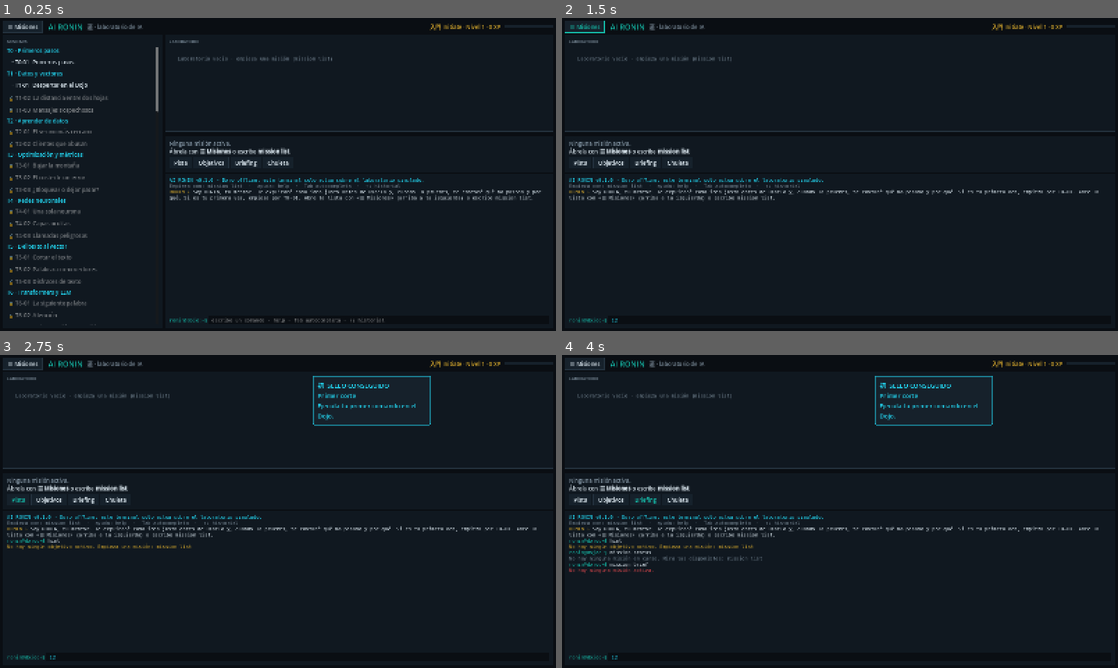
Above: before the commit, frames 1-4 (two rows, left to right).
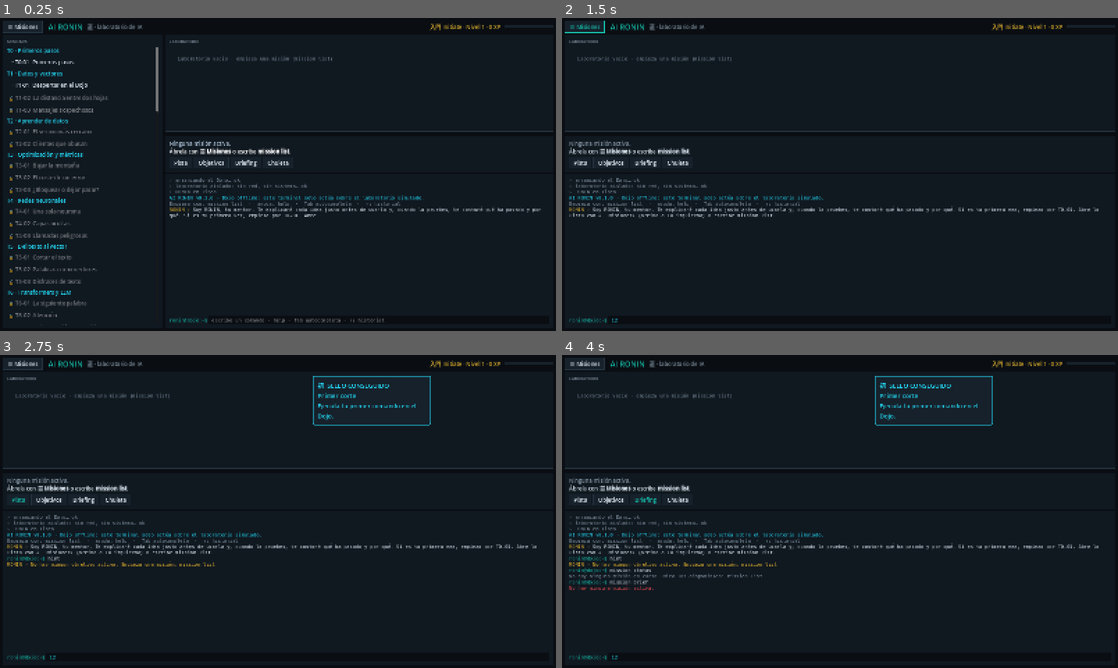
Above: after the commit, the same moments.

Repository: Kanarath/ai-ronin
Game: Godot game, scene res://ui/hub/hub_screen.tscn
Same seed, same stepped clock (60 frames per second), same inputs: the game is played once before the commit and once after it.
Inputs (mouse positions are in pixels of both pictures, inside the frame that each line leads up to):
- Up to frame 1 (0.25 s): no input
- Up to frame 2 (1.5 s): click (940, 321) at 0.52 s; type "12" at 0.6 s; click "☰ Misiones" at 1.25 s
- Up to frame 3 (2.75 s): click "Pista" at 2 s
- Up to frame 4 (4 s): click "Objetivos" at 2.75 s; click "Briefing" at 3.5 s

The runs differ from the first frame. In frame 1, 2.4% of the frame differs, in the area x 30-98%, y 39-64%; in frame 2, 2.5%; in frame 3, 2.9%; in frame 4, 3.6%, in the area x 1-97%, y 51-76%.

Commit message:
Consola: RONIN dice las pistas una sola vez y efecto de escritura
- La pista (y el aviso de que no hay más) la dice solo RONIN.
- Efecto de escritura rápido: RONIN a 900 caracteres/s, salida de comandos casi instantánea; Enter, Esc o clic lo muestran de golpe. Comando efectos on/off (se guarda).
- Arranque breve en la consola, barra de XP animada y destello del panel de misión al avanzar.

Co-Authored-By: Claude Opus 5.5 <noreply@anthropic.com>

Diff:
--- a/game/core/commands/core_commands.gd
+++ b/game/core/commands/core_commands.gd
@@ -66,10 +66,42 @@
 	reg.register(Command.new("clear", "Limpia la pantalla del terminal.",
 		func(_ctx: CommandContext, _a: Dictionary) -> CommandResult: return _clear(), "terminal"))
 
+	reg.register(Command.new("efectos", "Activa o quita el efecto de escritura de la consola (on u off).",
+		func(ctx: CommandContext, a: Dictionary) -> CommandResult: return _effects(ctx, a), "terminal")
+		.with_signature(CommandSignature.new()
+			.pos("estado", "on u off", "string", false)
+			.example("efectos off")
+			.example("efectos on")))
+
 
 static func _clear() -> CommandResult:
 	var r := CommandResult.new()
 	r.action = "clear"
+	return r
+
+
+## Preferencia del efecto de escritura; se guarda con el progreso (settings.efectos).
+static func _effects(ctx: CommandContext, a: Dictionary) -> CommandResult:
+	var g: Variant = ctx.shell.get_game()
+	var raw: Variant = a.get("estado")
+	var state := "" if raw == null else str(raw).to_lower()
+	var current := true
+	if g != null:
+		current = bool(g.progress.data.get("settings", {}).get("efectos", true))
+	var r := CommandResult.new()
+	if state.is_empty():
+		r.line("Efecto de escritura: %s. Cámbialo con efectos on o efectos off." % ("activado" if current else "desactivado"), "muted")
+		return r
+	if state != "on" and state != "off":
+		return CommandResult.error("Usa efectos on o efectos off.")
+	var on := state == "on"
+	if g != null:
+		if not g.progress.data.has("settings"):
+			g.progress.data["settings"] = {}
+		g.progress.data["settings"]["efectos"] = on
+		g.save()
+	r.action = "effects_on" if on else "effects_off"
+	r.line("Efecto de escritura %s." % ("activado" if on else "desactivado: el texto aparecerá de golpe"), "muted")
 	return r
 
 
--- a/game/core/commands/mission_commands.gd
+++ b/game/core/commands/mission_commands.gd
@@ -132,7 +132,9 @@
 	if res["ok"]:
 		c.emit("hint.used", {"level": res["level"]})
 	var r := CommandResult.new()
-	r.line(res["text"], "mentor" if res["ok"] else "warn")
+	# Lo dice RONIN (mensaje del mentor), tanto la pista como el aviso de que no hay más.
+	if not res["ok"]:
+		g.runner.mentor_message.emit(res["text"], "warn")
 	return r
 
 
--- a/game/tools/screenshot.gd
+++ b/game/tools/screenshot.gd
@@ -17,6 +17,8 @@
 		await process_frame
 	var hub := current_scene
 	var term: TerminalView = hub.get("_terminal")
+	term.effects = false
+	term.finish_reveal()
 	for line in args.slice(1):
 		term.run_command(line)
 		await process_frame
--- a/game/ui/hub/hub_screen.gd
+++ b/game/ui/hub/hub_screen.gd
@@ -202,6 +202,7 @@
 
 	_terminal = TerminalView.new()
 	_terminal.setup(game.shell)
+	_terminal.effects = bool(game.progress.data.get("settings", {}).get("efectos", true))
 	_terminal.command_executed.connect(_on_command_action)
 	_terminal.custom_minimum_size = Vector2(0, 300)
 	_terminal.size_flags_vertical = Control.SIZE_EXPAND_FILL
@@ -238,7 +239,11 @@
 	_xp_label.text = "%s %s · Nivel %d · %d XP%s  " % [rk["kanji"], rk["name"], lv, p.xp(), pending]
 	_xp_bar.min_value = p.xp_for_level(lv)
 	_xp_bar.max_value = p.xp_for_level(lv + 1)
-	_xp_bar.value = p.xp()
+	# La barra de XP se llena con una animación corta en lugar de saltar.
+	if is_inside_tree() and _terminal != null and _terminal.effects and absf(_xp_bar.value - p.xp()) > 0.5:
+		create_tween().tween_property(_xp_bar, "value", float(p.xp()), 0.6).set_trans(Tween.TRANS_CUBIC).set_ease(Tween.EASE_OUT)
+	else:
+		_xp_bar.value = p.xp()
 	_xp_bar.tooltip_text = "%d / %d XP para el nivel %d" % [p.xp(), p.xp_for_level(lv + 1), lv + 1]
 	var m := game.active_mission
 	_mission_label.text = "" if m.is_empty() else "▶ %s · %s" % [m["id"], m["title"]]
@@ -311,9 +316,20 @@
 		_add_studies(sid)
 
 
+var _last_index := -1
+var _last_mission := ""
+
+
 func _refresh_mission() -> void:
 	_refresh_top()
 	var r := game.runner
+	# Destello breve del panel de misión cuando avanzas un objetivo.
+	var mid := str(game.active_mission.get("id", ""))
+	if mid == _last_mission and r.index > _last_index and _terminal != null and _terminal.effects:
+		_mission_text.modulate = Color(1.6, 1.6, 1.6)
+		create_tween().tween_property(_mission_text, "modulate", Color.WHITE, 0.5)
+	_last_mission = mid
+	_last_index = r.index
 	var m := game.active_mission
 	if m.is_empty():
 		_mission_text.text = "[color=%s]Ninguna misión activa.[/color]\nÁbrela con [b]☰ Misiones[/b] o escribe [b]mission list[/b]." % _hex(RoninPalette.MUTED)
@@ -402,6 +418,8 @@
 # ── Eventos ──────────────────────────────────────────────────────────────────
 
 func _welcome() -> void:
+	for step in ["› arrancando el Dojo… ok", "› laboratorio aislado: sin red, sin sistema… ok", "› RONIN en línea"]:
+		_terminal.print_line(step, "muted")
 	_terminal.print_line("AI RONIN v%s · Dojo offline: este terminal solo actúa sobre el laboratorio simulado." % ProjectSettings.get_setting("application/config/version", "?"), "accent")
 	_terminal.print_line("Empieza con: mission list  ·  ayuda: help  ·  Tab autocompleta  ·  ↑↓ historial", "muted")
 	if not game.load_warning.is_empty():
--- a/game/ui/terminal/terminal_view.gd
+++ b/game/ui/terminal/terminal_view.gd
@@ -35,6 +35,16 @@
 ## comando: así RONIN comenta el resultado DESPUÉS de que lo veas, no antes.
 var _busy := false
 var _pending_mentor: Array = []
+
+## Efecto de escritura: el texto aparece rápido, como si alguien lo tecleara al otro lado.
+## RONIN «escribe» más despacio que la salida de los comandos, pero siempre deprisa; Enter,
+## Esc o un clic en la consola lo muestran todo de golpe. «efectos off» lo desactiva.
+const MENTOR_CPS := 900.0
+const OUTPUT_CPS := 5000.0
+var effects := true
+var _shown: float = -1.0
+## Tramos pendientes de revelar: [carácter final, caracteres por segundo].
+var _reveal: Array = []
 
 
 func setup(p_shell: Shell) -> void:
@@ -79,7 +89,44 @@
 
 	gui_input.connect(func(e: InputEvent) -> void:
 		if e is InputEventMouseButton and e.pressed:
+			finish_reveal()
 			focus_input())
+	_output.gui_input.connect(func(e: InputEvent) -> void:
+		if e is InputEventMouseButton and e.pressed:
+			finish_reveal())
+
+
+func _process(delta: float) -> void:
+	if _reveal.is_empty():
+		return
+	var budget: float = delta
+	while budget > 0.0 and not _reveal.is_empty():
+		var end: int = _reveal[0][0]
+		var cps: float = _reveal[0][1]
+		var need := (end - _shown) / cps
+		if need <= budget:
+			_shown = end
+			budget -= need
+			_reveal.pop_front()
+		else:
+			_shown += cps * budget
+			budget = 0.0
+	if _reveal.is_empty():
+		finish_reveal()
+	else:
+		_output.visible_characters = int(_shown)
+
+
+## Enseña de golpe todo lo que estaba apareciendo.
+func finish_reveal() -> void:
+	_reveal.clear()
+	_shown = -1.0
+	if _output != null:
+		_output.visible_characters = -1
+
+
+func is_revealing() -> bool:
+	return not _reveal.is_empty()
 
 
 func focus_input() -> void:
@@ -89,11 +136,18 @@
 
 ## Ejecuta una línea como si la hubiera escrito el usuario (la usan los botones de la interfaz).
 func run_command(line: String) -> CommandResult:
-	_print_raw("[color=%s]%s[/color] %s" % [RoninPalette.TEAL.to_html(false), PROMPT, _escape(line)])
+	finish_reveal()
+	_print_raw("[color=%s]%s[/color] %s" % [RoninPalette.TEAL.to_html(false), PROMPT, _escape(line)], 0.0)
 	_busy = true
 	var result := shell.execute(line)
 	if result.action == "clear":
 		_output.clear()
+		finish_reveal()
+	elif result.action == "effects_on":
+		effects = true
+	elif result.action == "effects_off":
+		effects = false
+		finish_reveal()
 	for l in result.lines:
 		print_line(l["text"], l["style"])
 	_busy = false
@@ -115,18 +169,18 @@
 	var bar := "[color=%s]┃[/color] " % RoninPalette.CYAN.to_html(false)
 	if kind == "lesson":
 		var parts := text.split("\n")
-		_print_raw("")
-		_print_raw("%s[color=%s][b]◇ %s[/b][/color]" % [bar, RoninPalette.CYAN.to_html(false), _escape(parts[0])])
+		_print_raw("", MENTOR_CPS)
+		_print_raw("%s[color=%s][b]◇ %s[/b][/color]" % [bar, RoninPalette.CYAN.to_html(false), _escape(parts[0])], MENTOR_CPS)
 		for p in parts.slice(1):
-			_print_raw("%s[color=%s]%s[/color]" % [bar, col.to_html(false), _escape(p)])
+			_print_raw("%s[color=%s]%s[/color]" % [bar, col.to_html(false), _escape(p)], MENTOR_CPS)
 		return
 	if kind == "task":
-		_print_raw("[color=%s][b]▶ %s[/b][/color]" % [col.to_html(false), _escape(text).replace("\n", "\n   ")])
-		_print_raw("")
+		_print_raw("[color=%s][b]▶ %s[/b][/color]" % [col.to_html(false), _escape(text).replace("\n", "\n   ")], MENTOR_CPS)
+		_print_raw("", MENTOR_CPS)
 		return
 	var who := "[color=%s]RONIN ›[/color] " % RoninPalette.GOLD.to_html(false)
 	var prefix := "◆ " if kind == "debrief" else ""
-	_print_raw("%s[color=%s]%s%s[/color]" % [who, col.to_html(false), prefix, _escape(text).replace("\n", "\n        ")])
+	_print_raw("%s[color=%s]%s%s[/color]" % [who, col.to_html(false), prefix, _escape(text).replace("\n", "\n        ")], MENTOR_CPS)
 
 
 func print_line(text: String, style: String = "normal") -> void:
@@ -137,8 +191,20 @@
 	_print_raw("[color=%s]%s[/color]" % [color.to_html(false), body])
 
 
-func _print_raw(bbcode: String) -> void:
+## cps: velocidad del efecto de escritura (0 = aparece de golpe).
+func _print_raw(bbcode: String, cps: float = OUTPUT_CPS) -> void:
+	var before := _output.get_total_character_count()
 	_output.append_text(bbcode + "\n")
+	if not effects or not is_inside_tree():
+		return
+	if cps <= 0.0:
+		if _reveal.is_empty():
+			return
+		cps = OUTPUT_CPS * 4.0
+	if _reveal.is_empty():
+		_shown = before
+		_output.visible_characters = before
+	_reveal.append([_output.get_total_character_count(), cps])
 
 
 func _on_submitted(text: String) -> void:
@@ -152,6 +218,9 @@
 	if not (event is InputEventKey and event.pressed):
 		return
 	match event.keycode:
+		KEY_ESCAPE:
+			finish_reveal()
+			_input.accept_event()
 		KEY_TAB:
 			_complete()
 			_input.accept_event()
